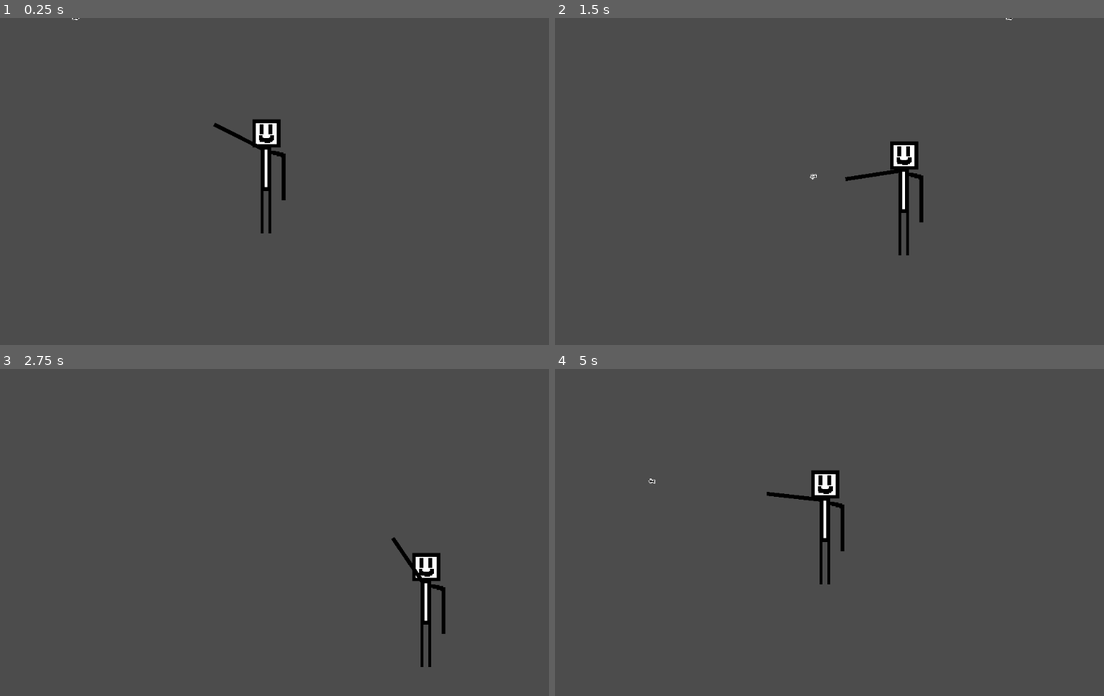
Above: before the commit, frames 1-4 (two rows, left to right).
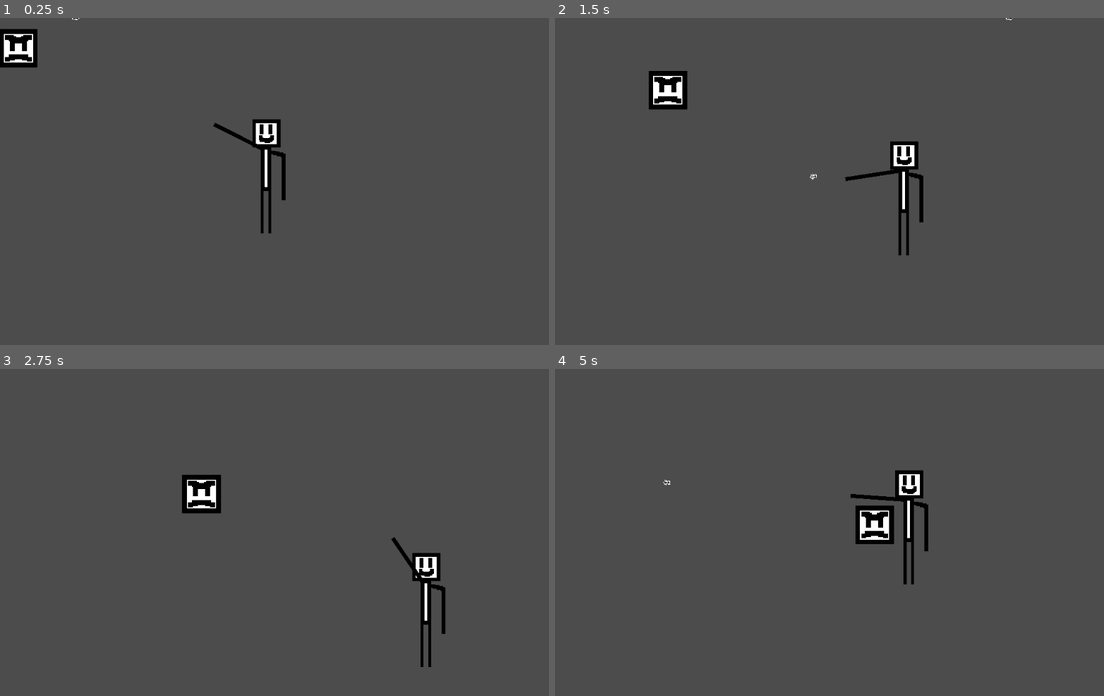
Above: after the commit, the same moments.

Repository: Fronzalo/Political_Counter
Game: Godot game, scene res://Testing grounds.tscn
The game is run twice, just before and just after one commit, with the same random seed, the same clock (stepped at 60 frames per second) and the same inputs.
Inputs (mouse positions are in pixels of both pictures, inside the frame that each line leads up to):
- Up to frame 1 (0.25 s): no input
- Up to frame 2 (1.5 s): move the mouse to (961, 165) at 0.52 s; hold D (right) 0.53-1.28 s; click (961, 165) at 0.6 s; move the mouse to (725, 201) at 1.27 s; hold S (down) from 1.28 s (still down); click (725, 201) at 1.35 s
- Up to frame 3 (2.75 s): move the mouse to (340, 460) at 2.02 s; release S (down) at 2.03 s; hold D (right) from 2.03 s (still down); click (340, 460) at 2.1 s
- Up to frame 4 (5 s): move the mouse to (807, 601) at 2.77 s; release D (right) at 2.78 s; hold Up (up) 2.78-3.53 s; click (807, 601) at 2.85 s; move the mouse to (1005, 584) at 3.52 s; hold A (left) from 3.53 s (still down); click (1005, 584) at 3.6 s; move the mouse to (670, 483) at 4.27 s; click (670, 483) at 4.35 s

The runs differ from the first frame. In frame 1, 0.8% of the frame differs, in the area x 0-7%, y 3-16%; in frame 2, 0.8%; in frame 3, 0.8%; in frame 4, 3.0%, in the area x 16-68%, y 30-66%.

Commit message:
Enemy stand generator
there is now an enemy spawner that will be able to use once the enemies have been coded in

Diff:
--- /dev/null
+++ b/Enemy.gd
@@ -0,0 +1,31 @@
+extends KinematicBody2D
+
+var speed = 150
+var velocity
+onready var player = get_parent().get_node("Player")
+var move = true
+
+
+
+func _ready():
+	add_to_group("enemies")
+
+
+
+func _physics_process(delta):
+#	velocity = position.direction_to(player.position) * speed
+	if move == true:
+		velocity = position.direction_to(player.position) * speed
+		move_and_slide(velocity)
+	else:
+		pass
+
+
+
+func _on_Go_timeout():
+	if move == false:
+		$Pause.start()
+
+func _on_Pause_timeout():
+	if move == true:
+		$Go.start()
--- /dev/null
+++ b/Enemy.tscn
@@ -0,0 +1,27 @@
+[gd_scene load_steps=4 format=2]
+
+[ext_resource path="res://New Piskel (3).png" type="Texture" id=1]
+[ext_resource path="res://Enemy.gd" type="Script" id=2]
+
+[sub_resource type="RectangleShape2D" id=1]
+extents = Vector2( 6, 6.334 )
+
+[node name="Enemy" type="KinematicBody2D"]
+position = Vector2( 1.14441e-05, 1.14441e-05 )
+scale = Vector2( 5.49272, 5.49272 )
+script = ExtResource( 2 )
+
+[node name="Sprite" type="Sprite" parent="."]
+scale = Vector2( 0.399533, 0.399533 )
+texture = ExtResource( 1 )
+
+[node name="CollisionShape2D" type="CollisionShape2D" parent="."]
+scale = Vector2( 1.071, 1 )
+shape = SubResource( 1 )
+
+[node name="Pause" type="Timer" parent="."]
+
+[node name="Go" type="Timer" parent="."]
+
+[connection signal="timeout" from="Pause" to="." method="_on_Pause_timeout"]
+[connection signal="timeout" from="Go" to="." method="_on_Go_timeout"]
--- /dev/null
+++ b/Enemy_Spawner.gd
@@ -0,0 +1,18 @@
+extends Position2D
+var bullet = preload("res://projectile.tscn")
+var can_spawn = true
+var y_spawn
+
+func _process(delta):
+	if can_spawn == true:
+		y_spawn = round(rand_range(0,600))
+		var b = bullet.instance()
+		owner.add_child(b)
+		b.position.x = -50
+		b.position.y = y_spawn
+		can_spawn = false
+		$Timer.start()
+
+func _on_Timer_timeout():
+	can_spawn = true
+	$Timer.start()
--- /dev/null
+++ b/Enemy_Spawner.tscn
@@ -0,0 +1,11 @@
+[gd_scene load_steps=2 format=2]
+
+[ext_resource path="res://Enemy_Spawner.gd" type="Script" id=1]
+
+[node name="Enemy_Spawner" type="Position2D"]
+script = ExtResource( 1 )
+
+[node name="Timer" type="Timer" parent="."]
+wait_time = 0.124
+
+[connection signal="timeout" from="Timer" to="." method="_on_Timer_timeout"]
--- a/Player.tscn
+++ b/Player.tscn
@@ -11,7 +11,7 @@
 [sub_resource type="RectangleShape2D" id=2]
 extents = Vector2( 9.10964, 0.728236 )
 
-[node name="Body" type="KinematicBody2D"]
+[node name="Player" type="KinematicBody2D"]
 scale = Vector2( 5.49272, 5.49272 )
 script = ExtResource( 3 )
 
--- a/Testing grounds.tscn
+++ b/Testing grounds.tscn
@@ -1,12 +1,14 @@
-[gd_scene load_steps=3 format=2]
+[gd_scene load_steps=4 format=2]
 
 [ext_resource path="res://Player.tscn" type="PackedScene" id=1]
 [ext_resource path="res://projectile.tscn" type="PackedScene" id=2]
+[ext_resource path="res://Enemy.tscn" type="PackedScene" id=3]
 
-[node name="Node" type="Node"]
+[node name="World" type="Node"]
+
+[node name="Enemy" parent="." instance=ExtResource( 3 )]
 
 [node name="projectile" parent="." instance=ExtResource( 2 )]
 
-[node name="Body" parent="." instance=ExtResource( 1 )]
+[node name="Player" parent="." instance=ExtResource( 1 )]
 position = Vector2( 487.216, 285.656 )
-speed = 200
Binary file added: New Piskel (3).png
Not shown, added: New Piskel (3).png.import
